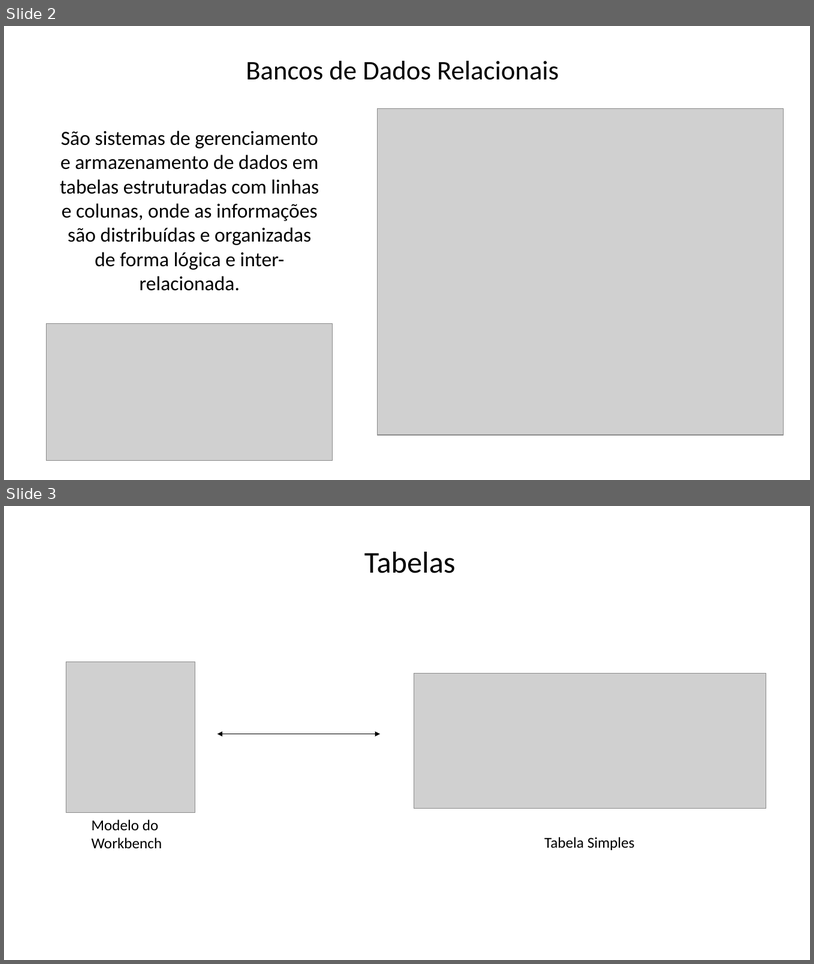
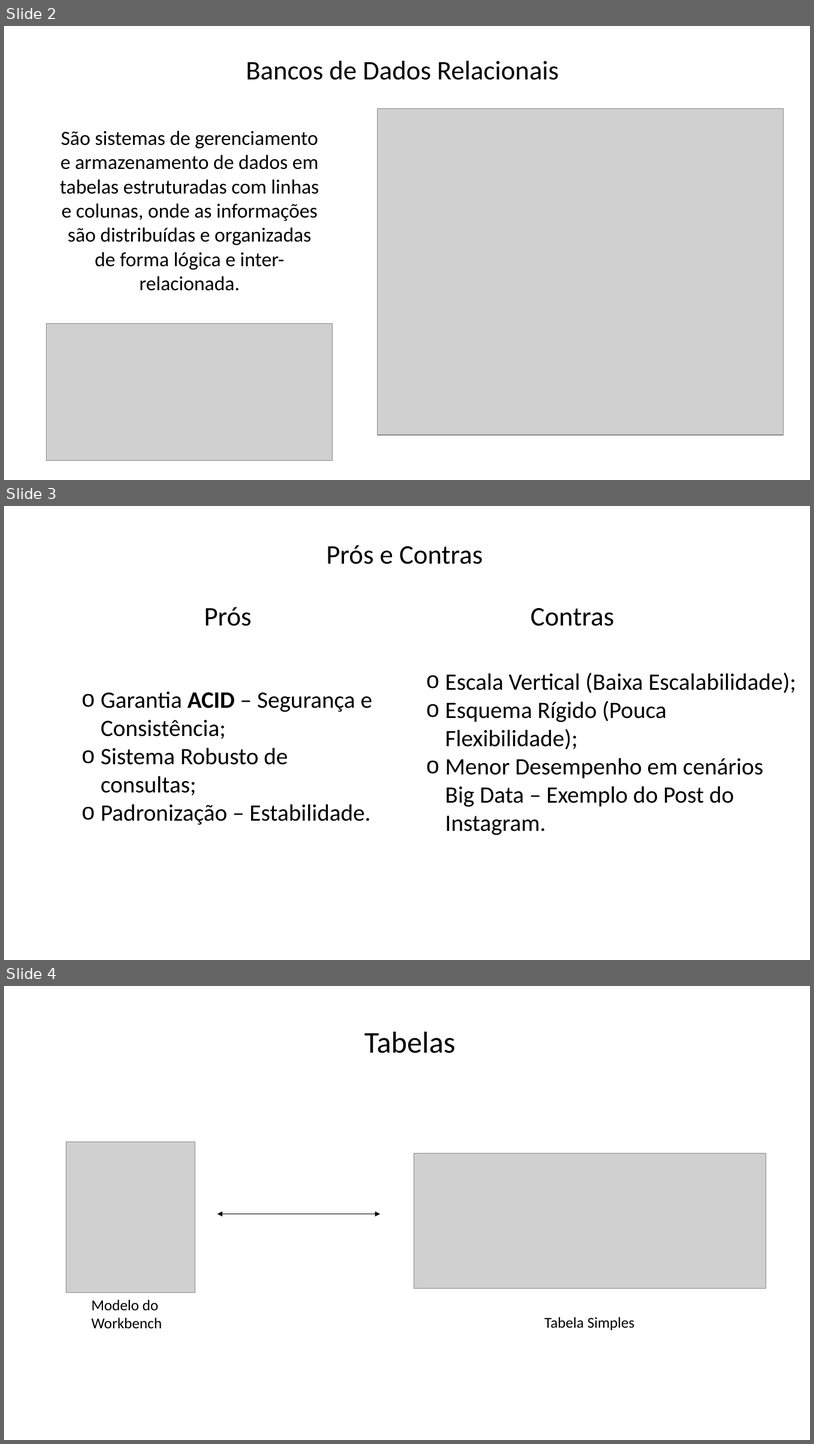
Before and after one commit to Felipe-Tagawa/C07-Monitoria, a slide deck: Aula 02/IntroduçãoBD.pptx. Shown one above the other, each under a label of ours: slides 2 and 3 before the commit, slides 2, 3 and 4 after it. The pictures are 814x964 and 814x1444 pixels, drawn with LibreOffice and Linux fonts; fonts in the diff are those of the drawing; grey boxes stand for pictures; background and template pictures are left out. Boxes give left, top, right and bottom in pixels: in the first picture for what was removed or moved away, otherwise in the second. Text is boxed around its words. In the diff, an @@ line names an element or a change of style, - is before the commit and + after.

Commit message:
feat: add new slide (Prós e Contras) to `Aula 2`

```diff
--- a/Aula 02/IntroduçãoBD.pptx
+++ b/Aula 02/IntroduçãoBD.pptx
@@ slide 3 added at [4, 506, 810, 960], background picture (left out) @@
@@ text added at [326, 545, 483, 564], 32 pt, text #000000 @@
+Prós e Contras
@@ text added at [204, 607, 252, 626], 32 pt, text #000000 @@
+Prós
@@ text added at [531, 608, 614, 626], 32 pt, text #000000 @@
+Contras
@@ text added at [446, 672, 797, 835], 28 pt, text #000000 @@
+o Escala Vertical (Baixa Escalabilidade);
+o Esquema Rígido (Pouca Flexibilidade);
+o Menor Desempenho em cenários Big Data – Exemplo do Post do Instagram.
@@ text added at [101, 691, 372, 825], 28 pt, text #000000 @@
+o Garantia ACID – Segurança e Consistência;
+o Sistema Robusto de consultas;
+o Padronização – Estabilidade.
@@ what was slide 3 is now slide 4 @@
```
Also in this commit, not shown: 1 other file.
